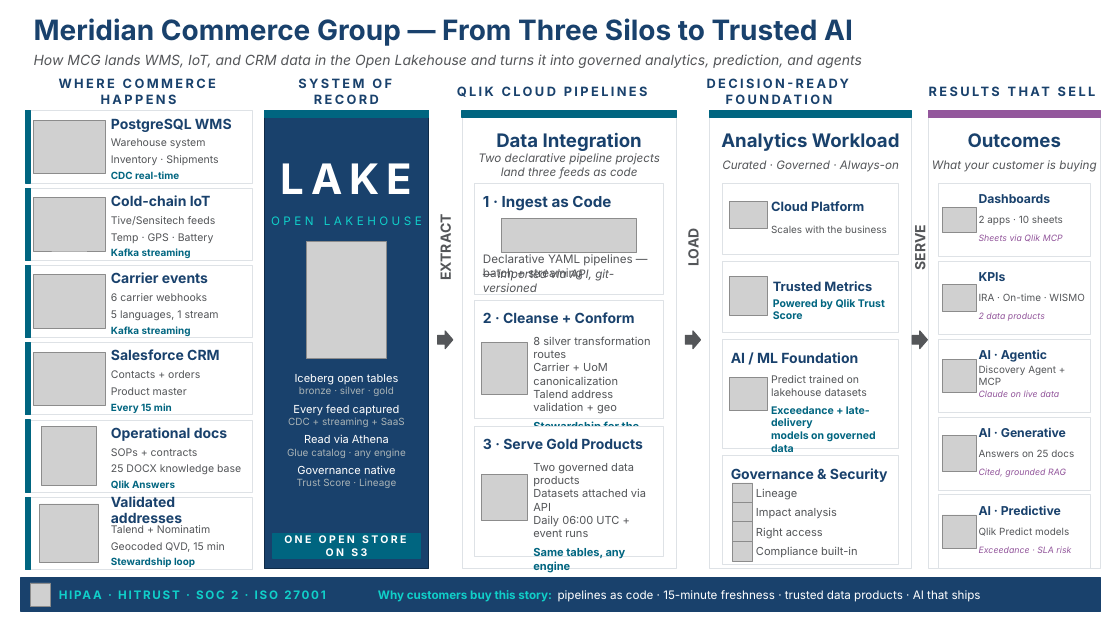
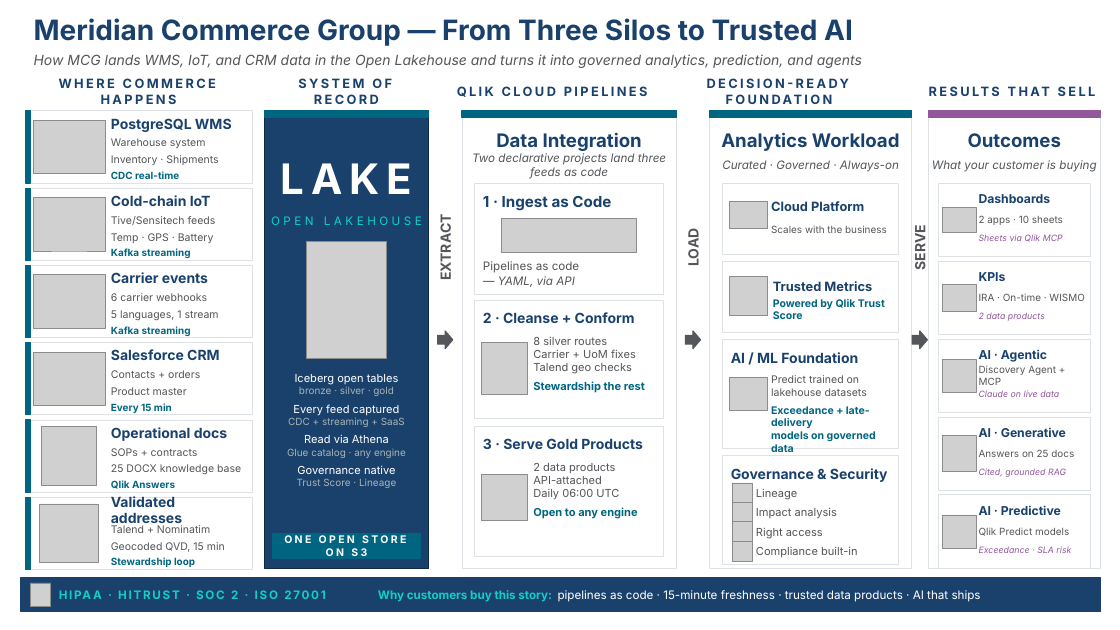
Before and after one commit to robertschoenfeldqlik/meridan_retail_group_qlik_demo_assets, a slide deck: slide 1 of MCG_Marketecture.pptx. Drawn at 1120x630 pixels with LibreOffice and Linux fonts; fonts in the diff are those of the drawing; grey boxes stand for pictures. Boxes give left, top, right and bottom in pixels: in the first picture for what was removed or moved away, otherwise in the second. Text is boxed around its words. In the diff, an @@ line names an element or a change of style, - is before the commit and + after.

```diff
--- a/MCG_Marketecture.pptx
+++ b/MCG_Marketecture.pptx
@@ text at box(472, 153, 666, 179): text changed @@
-Two declarative pipeline projects land three feeds as code
+Two declarative projects land three feeds as code
@@ text at box(483, 261, 580, 273): text changed @@
-Declarative YAML pipelines — batch + streaming
+Pipelines as code
@@ text at box(498, 276, 575, 287): text changed @@
-— imported via API, git-versioned
+— YAML, via API
@@ text at box(533, 337, 645, 393): text changed @@
-8 silver transformation routes
-Carrier + UoM canonicalization
-Talend address validation + geo
-Stewardship for the rest
+8 silver routes
+Carrier + UoM fixes
+Talend geo checks
+Stewardship the rest
@@ text at box(533, 463, 638, 519): text changed @@
-Two governed data products
-Datasets attached via API
-Daily 06:00 UTC + event runs
-Same tables, any engine
+2 data products
+API-attached
+Daily 06:00 UTC
+Open to any engine
```
Also in this commit, not shown: 1 other file.
